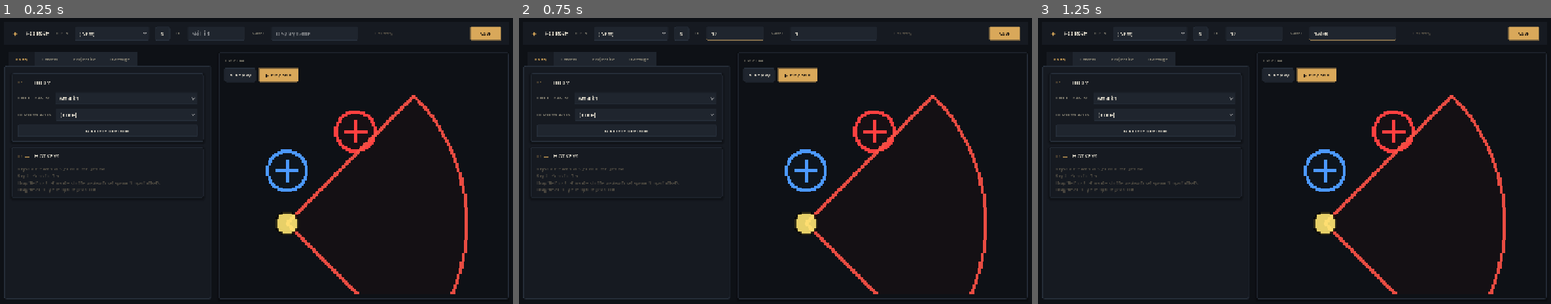
Above: before the commit, frames 1-3 (left to right).
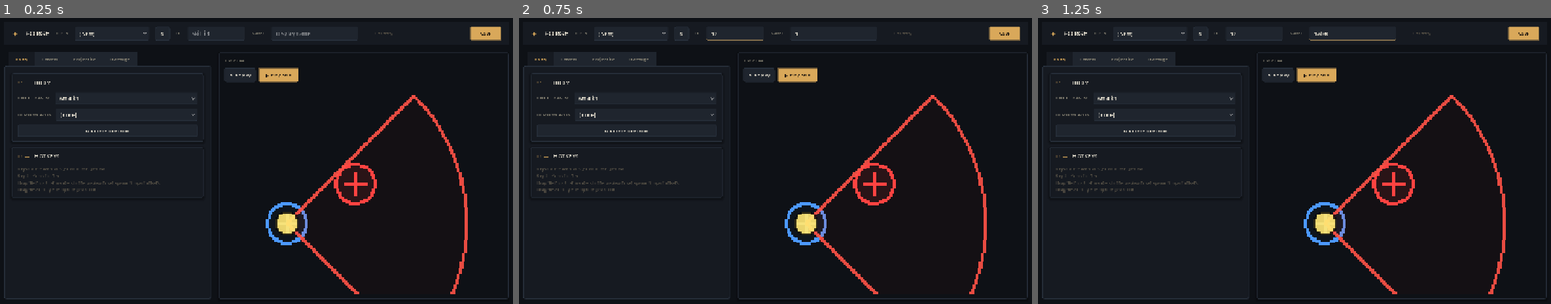
Above: after the commit, the same moments.

Repository: lenzerevans1995-coder/IsoArpg
Game: Godot game, scene res://dev_scenes/skill_editor.tscn
The game is run twice, just before and just after one commit, with the same random seed, the same clock (stepped at 60 frames per second) and the same inputs. This scene is started directly instead of the project's main scene.
Inputs (mouse positions are in pixels of both pictures, inside the frame that each line leads up to):
- Up to frame 1 (0.25 s): no input
- Up to frame 2 (0.75 s): click (734, 32) at 0.52 s; type "12" at 0.6 s
- Up to frame 3 (1.25 s): click (1350, 32) at 0.75 s; type "Alex" at 0.83 s

The runs differ from the first frame. In frame 1, 1.4% of the frame differs, in the area x 51-74%, y 32-80%; in frame 2, 1.4%; in frame 3, 1.4%.

Commit message:
Skills + hover: zero offsets, fix cursor math, draw ring as Node2D
1. projectile_origin / target offsets default to (0, 0). All saved
   warrior skills updated. Projectiles now spawn EXACTLY on the foot
   anchor (= the position field of the player / enemy). No more
   floating above or below the silhouette.

2. player_layered::play_skill etc. — to_cursor was computed as
   `get_global_mouse_position() - position`, mixing global and local
   coords. Replaced all three sites with `- global_position` so the
   cursor direction (and the projectile target it feeds) is always in
   world space. Arrows now fly toward the cursor instead of a random
   offset direction.

3. skeleton._ensure_highlight rewritten as a single Node2D with an
   inline _draw script (was wrapped in a Sprite2D, which had no
   texture and broke rendering of the child ring). _highlight typed
   as Node2D. queue_redraw on _ready ensures the ring shows
   immediately on hover. Iso 2:1 ellipse with soft outer glow + crisp
   middle ring + inner shimmer.

Co-Authored-By: Claude Opus 4.7 (1M context) <noreply@anthropic.com>

Diff:
--- a/data/skills/warrior_basic.tres
+++ b/data/skills/warrior_basic.tres
@@ -9,8 +9,8 @@
 slash_folder = "Slash1"
 effect_a_color = Color(0.59607846, 0, 0.101960786, 1)
 slash_color = Color(0.67058825, 0.67058825, 0.67058825, 1)
-projectile_origin_offset = Vector2(-1.333313, -2)
-projectile_target_offset = Vector2(-3.3333435, -14)
+projectile_origin_offset = Vector2(0, 0)
+projectile_target_offset = Vector2(0, 0)
 damage_shape = "cone"
 damage_range = 60.0
 damage_angle_deg = 50.0
--- a/data/skills/warrior_berserk.tres
+++ b/data/skills/warrior_berserk.tres
@@ -16,8 +16,8 @@
 projectile_name = "Buff1"
 projectile_motion = "at_player"
 projectile_color = Color(0.59607846, 0, 0.101960786, 1)
-projectile_origin_offset = Vector2(1.3999939, -13.400002)
-projectile_target_offset = Vector2(3.199997, -20.600006)
+projectile_origin_offset = Vector2(0, 0)
+projectile_target_offset = Vector2(0, 0)
 projectile_scale = 0.6
 damage_shape = "none"
 damage_range = 0.0
--- a/data/skills/warrior_cleave.tres
+++ b/data/skills/warrior_cleave.tres
@@ -11,8 +11,8 @@
 effect_a_color = Color(0.59607846, 0, 0.101960786, 1)
 effect_b_color = Color(0.7764706, 0, 0.14117648, 1)
 slash_color = Color(0.7764706, 0, 0.14117648, 1)
-projectile_origin_offset = Vector2(2.3333435, -7.3333282)
-projectile_target_offset = Vector2(0.3333435, -19)
+projectile_origin_offset = Vector2(0, 0)
+projectile_target_offset = Vector2(0, 0)
 damage_shape = "cone"
 damage_range = 95.0
 damage_angle_deg = 130.0
--- a/data/skills/warrior_execute.tres
+++ b/data/skills/warrior_execute.tres
@@ -18,7 +18,7 @@
 projectile_name = "DeathAoE"
 projectile_motion = "at_target"
 projectile_color = Color(0.9607843, 0.9607843, 0.9607843, 1)
-projectile_target_offset = Vector2(1.3333435, -16)
+projectile_target_offset = Vector2(0, 0)
 projectile_scale = 0.15000000000000002
 damage_shape = "single"
 damage_range = 65.0
--- a/data/skills/warrior_slam.tres
+++ b/data/skills/warrior_slam.tres
@@ -17,8 +17,8 @@
 projectile_category = "AoE"
 projectile_name = "AoE"
 projectile_motion = "at_player"
-projectile_origin_offset = Vector2(0.666687, -3.6666565)
-projectile_target_offset = Vector2(-0.3333435, -11.6666565)
+projectile_origin_offset = Vector2(0, 0)
+projectile_target_offset = Vector2(0, 0)
 projectile_scale = 0.44999999999999996
 damage_shape = "cone"
 damage_range = 85.0
--- a/data/skills/warrior_whirlwind.tres
+++ b/data/skills/warrior_whirlwind.tres
@@ -12,8 +12,8 @@
 slash_folder = "Slash2"
 effect_a_color = Color(0.7764706, 0, 0.14117648, 1)
 slash_color = Color(0.7764706, 0, 0.14117648, 1)
-projectile_origin_offset = Vector2(-0.6666565, -4.6666565)
-projectile_target_offset = Vector2(2.3333435, -13.333328)
+projectile_origin_offset = Vector2(0, 0)
+projectile_target_offset = Vector2(0, 0)
 damage_shape = "circle"
 damage_range = 90.0
 damage_mult = 0.9
--- a/player_layered.gd
+++ b/player_layered.gd
@@ -196,7 +196,7 @@
 	camera.zoom = z
 
 func _start_attack() -> void:
-	var to_cursor: Vector2 = get_global_mouse_position() - position
+	var to_cursor: Vector2 = get_global_mouse_position() - global_position
 	if to_cursor.length() > 1.0:
 		direction = _vec_to_dir(to_cursor)
 		character.set_direction(direction)
@@ -242,7 +242,7 @@
 	else:
 		character.clear_layer("slash")
 	# Aim toward cursor like a regular attack.
-	var to_cursor: Vector2 = get_global_mouse_position() - position
+	var to_cursor: Vector2 = get_global_mouse_position() - global_position
 	if to_cursor.length() > 1.0:
 		direction = _vec_to_dir(to_cursor)
 		character.set_direction(direction)
@@ -399,7 +399,7 @@
 	if input_v.length() > 0.1:
 		move_v = input_v.normalized()
 	elif mouse_held:
-		var to_cursor: Vector2 = get_global_mouse_position() - position
+		var to_cursor: Vector2 = get_global_mouse_position() - global_position
 		if to_cursor.length() > CLICK_ARRIVE_RADIUS:
 			move_v = to_cursor.normalized()
 
--- a/skeleton.gd
+++ b/skeleton.gd
@@ -92,7 +92,7 @@
 signal died(skel)
 
 const HIGHLIGHT_TEX_PATH := "res://assets/drops/highlight/highlight_yellow.png"
-var _highlight: Sprite2D
+var _highlight: Node2D    # code-drawn ring, was Sprite2D legacy
 var _main_ref: Node = null    # cached lookup so AI loops don't search root every frame
 
 func _ready() -> void:
@@ -141,38 +141,50 @@
 func _ensure_highlight() -> void:
 	if _highlight and is_instance_valid(_highlight):
 		return
-	# Code-drawn iso ellipse — replaces the legacy highlight_yellow.png
-	# texture so missing / scaled / re-imported assets can never break
-	# the hover ring. Same anchor (0, -4) and same red tint.
-	_highlight = Sprite2D.new()  # Sprite2D lets us z_index it; the actual
-	# drawing happens via a small inline-script Node2D child so we get
-	# custom _draw without subclassing.
-	_highlight.position = Vector2(0, -4)
-	_highlight.z_index = -1
-	add_child(_highlight)
+	# Code-drawn iso ellipse — direct Node2D with a _draw script so the
+	# ring renders without depending on a texture asset. Stored on the
+	# `_highlight` field (still typed Sprite2D for compatibility with
+	# _clear_highlight, but we treat it as a plain CanvasItem).
 	var ring := Node2D.new()
+	ring.position = Vector2(0, -4)
+	ring.z_index = -1
+	# Per-kind size: bigger silhouettes get a wider ring. 28 px x-radius
+	# is a good base for a 64-77 px-tall sprite; the y-radius is half
+	# for the iso 2:1 ellipse.
+	var rx: float = 26.0 * (sprite_scale / 0.6)
+	var ry: float = rx * 0.5
 	var sc := GDScript.new()
 	sc.source_code = """
 extends Node2D
-var rx: float = 28.0
-var ry: float = 14.0
+var rx: float = 26.0
+var ry: float = 13.0
+func _ready() -> void:
+	queue_redraw()
 func _draw() -> void:
-	# Soft outer glow.
+	# Soft outer glow — concentric ellipses with falling alpha.
 	for i in range(4):
-		var a: float = 0.10 - 0.02 * i
-		var bump: float = float(i) * 1.5
-		draw_arc(Vector2.ZERO, rx + bump, 0.0, TAU, 48, Color(1.0, 0.32, 0.30, a), 2.0)
-	# Crisp ring.
-	draw_arc(Vector2.ZERO, rx, 0.0, TAU, 48, Color(1.0, 0.32, 0.30, 0.95), 2.0)
+		var bump: float = float(i) * 2.0
+		var a: float = 0.16 - 0.03 * float(i)
+		_iso_arc(rx + bump, ry + bump * 0.5, Color(1.0, 0.32, 0.30, a), 1.5)
+	# Crisp middle ring.
+	_iso_arc(rx, ry, Color(1.0, 0.32, 0.30, 0.95), 2.0)
 	# Inner shimmer.
-	draw_arc(Vector2.ZERO, rx - 3.0, 0.0, TAU, 48, Color(1.0, 0.5, 0.5, 0.45), 1.0)
+	_iso_arc(rx - 3.0, ry - 1.5, Color(1.0, 0.55, 0.50, 0.55), 1.0)
+func _iso_arc(rx_: float, ry_: float, col: Color, w: float) -> void:
+	var pts := PackedVector2Array()
+	var n := 56
+	for i in range(n + 1):
+		var t: float = float(i) / float(n) * TAU
+		pts.append(Vector2(cos(t) * rx_, sin(t) * ry_))
+	for i in range(pts.size() - 1):
+		draw_line(pts[i], pts[i + 1], col, w)
 """
 	sc.reload()
 	ring.set_script(sc)
-	# Match the legacy texture footprint (which used sprite_scale * 1.6)
-	# so the ring's on-screen size tracks per-kind silhouettes.
-	ring.scale = Vector2(sprite_scale * 1.6, sprite_scale * 0.8)
-	_highlight.add_child(ring)
+	ring.set("rx", rx)
+	ring.set("ry", ry)
+	add_child(ring)
+	_highlight = ring
 
 func _clear_highlight() -> void:
 	if _highlight and is_instance_valid(_highlight):
--- a/skill_def.gd
+++ b/skill_def.gd
@@ -79,8 +79,8 @@
 # as draggable blue (origin) and red (target) markers in the preview
 # stage. Origin is added to the caster's position; target is added to
 # the cursor / true target before motion logic runs.
-@export var projectile_origin_offset: Vector2 = Vector2(0, -32)
-@export var projectile_target_offset: Vector2 = Vector2(0, -32)
+@export var projectile_origin_offset: Vector2 = Vector2.ZERO
+@export var projectile_target_offset: Vector2 = Vector2.ZERO
 # Render scale applied to the projectile flipbook. 0.5 matches the
 # 64-px-character demo (sources are typically 128 px; 0.5 = 64). Bump
 # to 1.0 for huge AoEs that should fill the screen.
